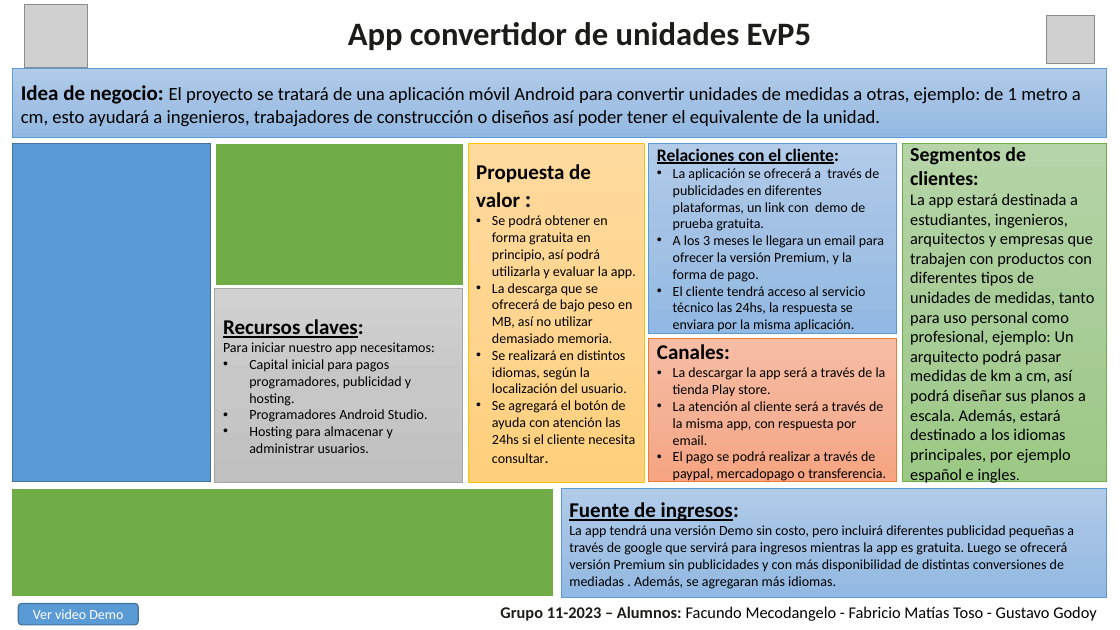
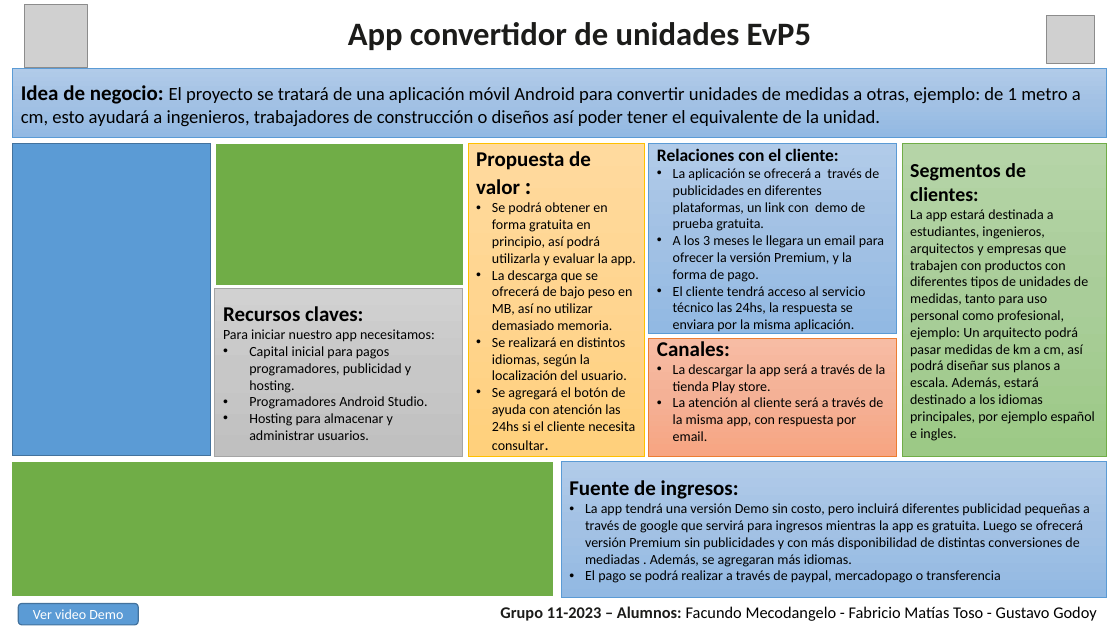
Before and after one commit to gustavogidearg1/ISPCGrupo11-2023, a slide deck: slide 1 of Evidencia5.pptx. Drawn at 1120x630 pixels with LibreOffice and Linux fonts; fonts in the diff are those of the drawing; grey boxes stand for pictures. Boxes give left, top, right and bottom in pixels: in the first picture for what was removed or moved away, otherwise in the second. Text is boxed around its words. In the diff, an @@ line names an element or a change of style, - is before the commit and + after.

```diff
--- a/Evidencia5.pptx
+++ b/Evidencia5.pptx
@@ rectangle: place and size @@
-rectangle at [13, 144, 211, 482]
+rectangle at [13, 144, 211, 456]
@@ rectangle "Propuesta de valor :": place and size @@
-rectangle "Propuesta de valor :" at [468, 144, 644, 482]
+rectangle "Propuesta de valor :" at [468, 144, 644, 456]
@@ text in rectangle at [657, 148, 838, 161]: underline off in "Relaciones con el cliente:" @@
@@ rectangle "Segmentos de clientes:": place and size @@
-rectangle "Segmentos de clientes:" at [902, 143, 1107, 481]
+rectangle "Segmentos de clientes:" at [902, 143, 1107, 455]
@@ text in rectangle at [910, 209, 1095, 441]: size 14 to 12 pt @@
@@ rectangle "Recursos claves:": place and size @@
-rectangle "Recursos claves:" at [215, 288, 462, 482]
+rectangle "Recursos claves:" at [215, 288, 462, 456]
@@ text in rectangle at [223, 306, 363, 321]: underline off in "Recursos claves:" @@
@@ rectangle "Canales:": place and size @@
-rectangle "Canales:" at [649, 339, 897, 482]
+rectangle "Canales:" at [649, 339, 897, 456]
@@ rectangle: place and size @@
-rectangle at [11, 488, 555, 597]
+rectangle at [11, 462, 555, 598]
@@ rectangle "Fuente de ingresos:": place and size @@
-rectangle "Fuente de ingresos:" at [561, 488, 1107, 597]
+rectangle "Fuente de ingresos:" at [561, 461, 1107, 597]
@@ text in rectangle at [673, 451, 886, 482]: paragraph removed @@
-• El pago se podrá realizar a través de paypal, mercadopago o transferencia.
@@ text in rectangle at [569, 480, 1090, 567]: underline off in "Fuente de ingresos:"; bullet none to • @@
@@ text in rectangle at [585, 570, 1000, 583]: paragraph added @@
+• El pago se podrá realizar a través de paypal, mercadopago o transferencia
```
Also in this commit, not shown: 3 other files.
